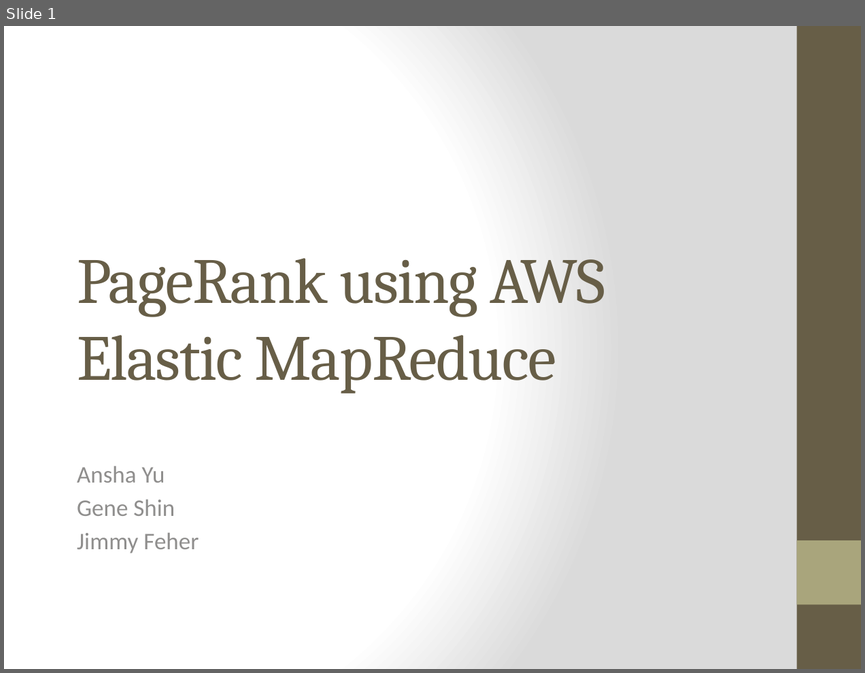
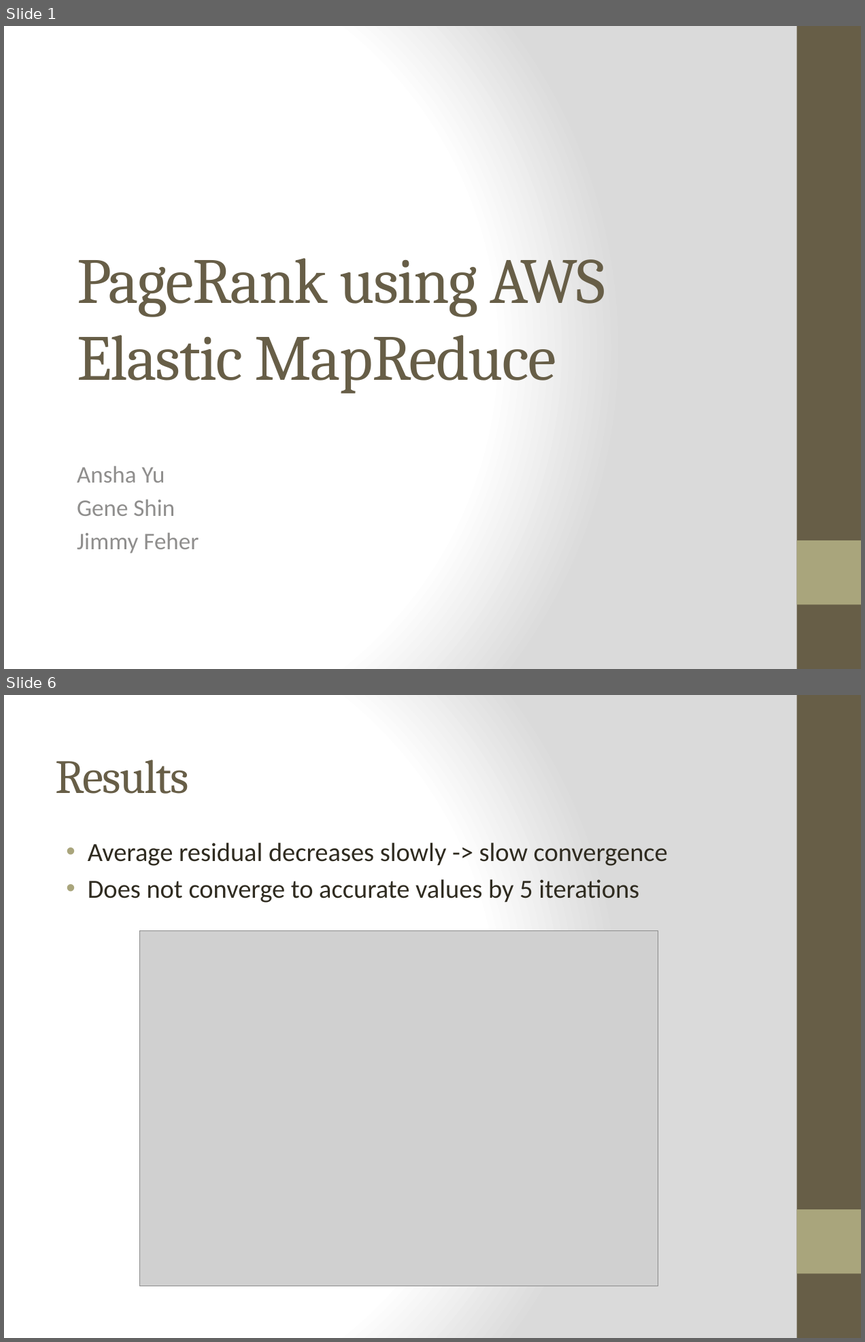
Before and after one commit to piranna0/CS5300P2, a slide deck: presentation.pptx. Shown one above the other, each under a label of ours: slide 1 before the commit, slides 1 and 6 after it; the slides between them are not shown. The pictures are 865x673 and 865x1342 pixels, drawn with LibreOffice and Linux fonts; fonts in the diff are those of the drawing; grey boxes stand for pictures. Boxes give left, top, right and bottom in pixels: in the first picture for what was removed or moved away, otherwise in the second. Text is boxed around its words. In the diff, an @@ line names an element or a change of style, - is before the commit and + after.

```diff
--- a/presentation.pptx
+++ b/presentation.pptx
@@ slide 6 added at (x1=4, y1=695, x2=861, y2=1338), background gradient #FFFFFF to #DADADA; not listed: 2 template elements that a slide beside it also shows @@
@@ title added at (x1=56, y1=760, x2=190, y2=794), 40 pt, text #675E47 @@
+Results
@@ text added at (x1=88, y1=843, x2=668, y2=902), 22 pt, text #2F2B20 @@
+• Average residual decreases slowly -> slow convergence
+• Does not converge to accurate values by 5 iterations
@@ picture added at (x1=139, y1=930, x2=657, y2=1285) @@
```
Also in this commit, not shown: 10 slides changed, 1 other slide added.
